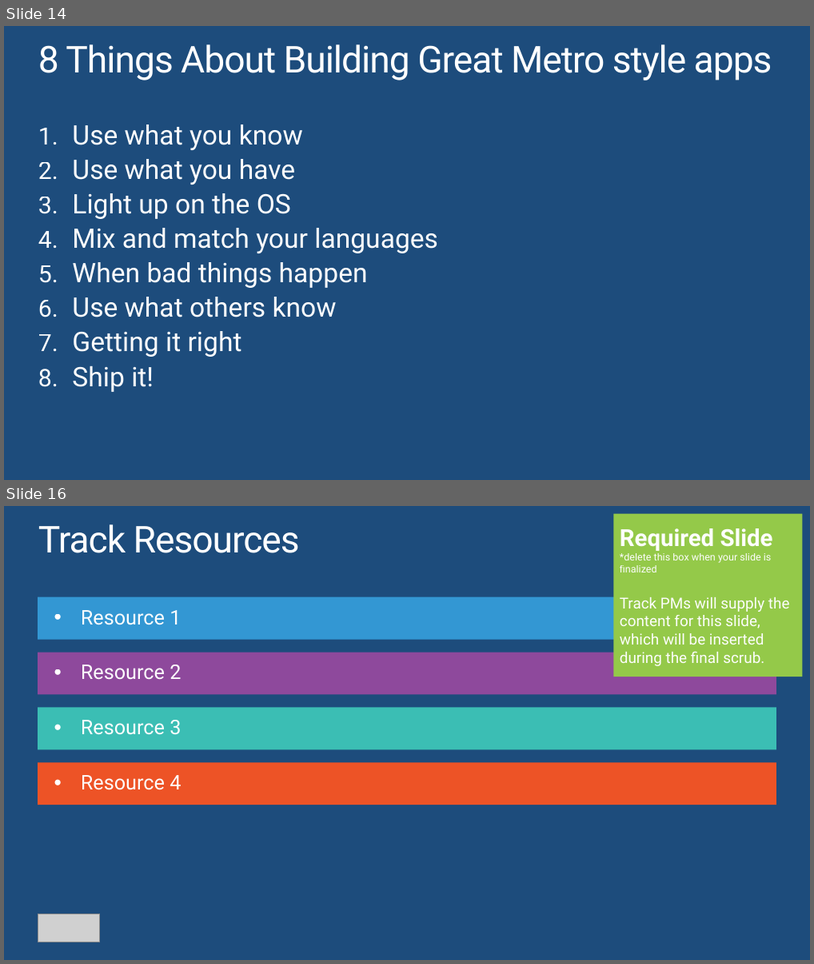
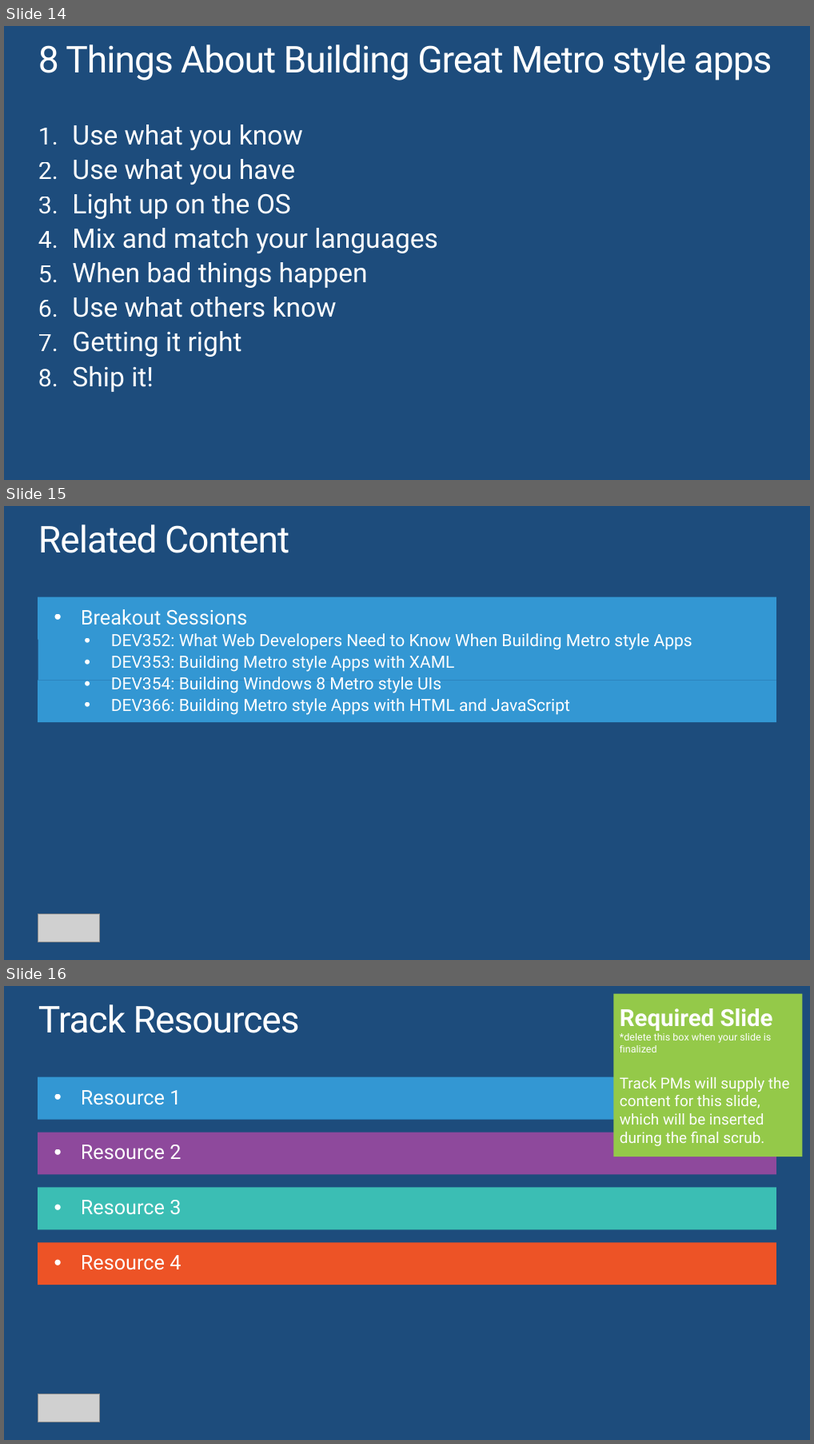
Before and after one commit to jflam/talk, a slide deck: slides/Using Windows Runtime and SDK to build Metro style apps.pptx. Shown one above the other, each under a label of ours: slides 14 and 16 before the commit, slides 14, 15 and 16 after it; the slides between them are not shown. The pictures are 814x964 and 814x1444 pixels, drawn with LibreOffice and Linux fonts; fonts in the diff are those of the drawing; grey boxes stand for pictures. Boxes give left, top, right and bottom in pixels: in the first picture for what was removed or moved away, otherwise in the second. Text is boxed around its words. In the diff, an @@ line names an element or a change of style, - is before the commit and + after.

```diff
--- a/slides/Using Windows Runtime and SDK to build Metro style apps.pptx
+++ b/slides/Using Windows Runtime and SDK to build Metro style apps.pptx
@@ slide 15 added at [4,506,810,960], background #1D4C7C @@
@@ rectangle added at [4,506,38,960], fill #1D4C7C @@
@@ title added at [38,524,290,553], 44 pt, text #FFFFFF @@
+Related Content
@@ rectangle added at [38,596,777,639], fill #3397D3 @@
@@ text added at [81,609,693,715], 20 pt, text #FFFFFF @@
+• Breakout Sessions
+  • DEV352: What Web Developers Need to Know When Building Metro style Apps
+  • DEV353: Building Metro style Apps with XAML
+  • DEV354: Building Windows 8 Metro style UIs
+  • DEV366: Building Metro style Apps with HTML and JavaScript
@@ rectangle added at [38,638,777,680], fill #3397D3 @@
@@ rectangle added at [38,680,777,723], fill #3397D3 @@
@@ picture added at [38,914,99,942] @@
```
Also in this commit, not shown: 1 slide removed.
